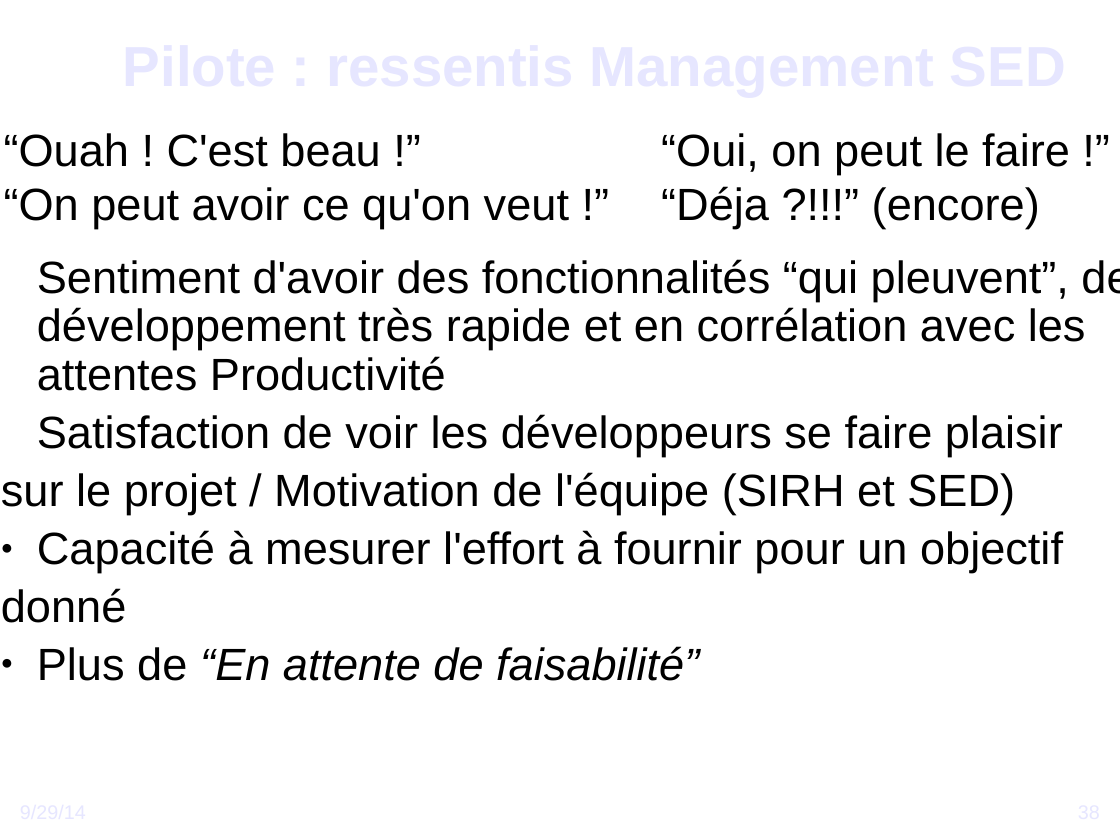
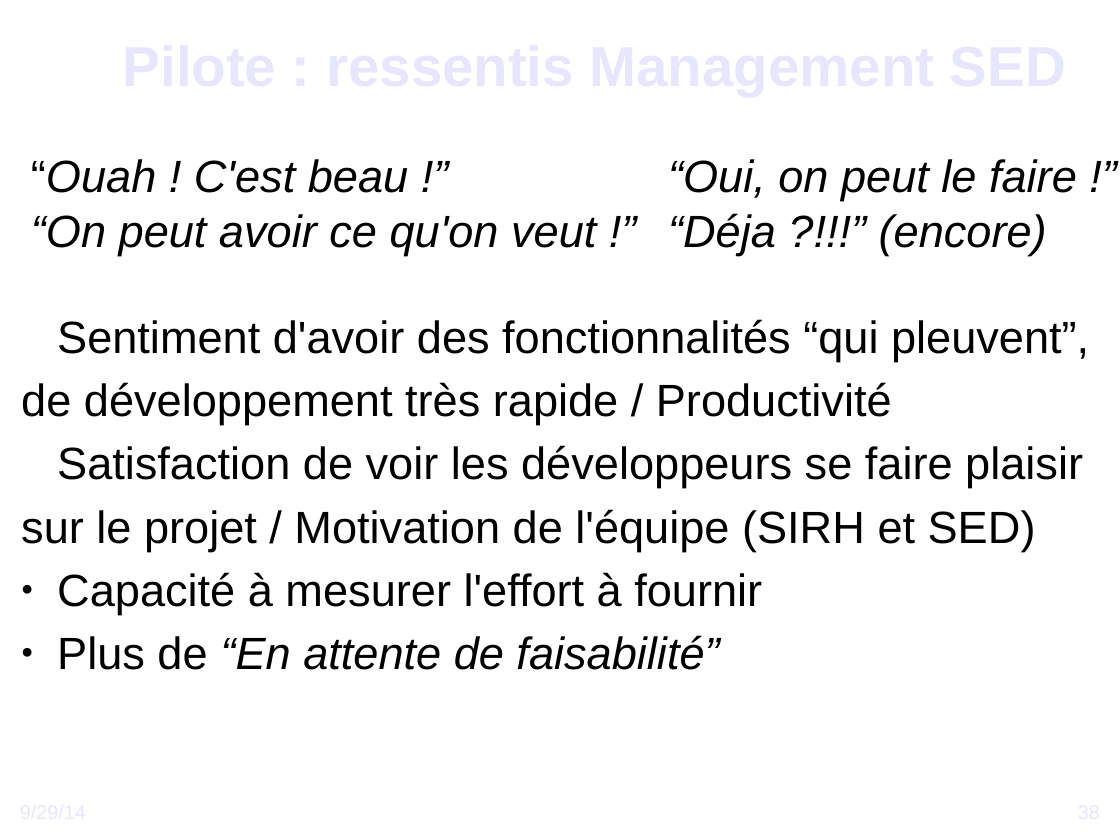
Before and after one commit to DSI-Ville-Noumea/sirh-kiosque-j2ee-old, a slide deck: slide 38 of src/site/resources/Vers_un_Kiosque_RH_J2EE.odp. Drawn at 1120x840 pixels with LibreOffice and Linux fonts; fonts in the diff are those of the drawing; background and template pictures are left out. Boxes give left, top, right and bottom in pixels: in the first picture for what was removed or moved away, otherwise in the second. Text is boxed around its words. In the diff, an @@ line names an element or a change of style, - is before the commit and + after.

```diff
--- a/src/site/resources/Vers_un_Kiosque_RH_J2EE.odp
+++ b/src/site/resources/Vers_un_Kiosque_RH_J2EE.odp
@@ text "“Ouah ! C'est beau !”" at (x1=31, y1=159, x2=596, y2=255): italic on; bullet ● to • @@
@@ text "“Ouah ! C'est beau !”" moved from (x1=4, y1=133, x2=569, y2=228) to (x1=31, y1=159, x2=596, y2=255) @@
@@ text "“Oui, on peut le faire ..." moved from (x1=661, y1=133, x2=1070, y2=228) to (x1=668, y1=159, x2=1077, y2=255) @@
@@ text "“Oui, on peut le faire ..." at (x1=668, y1=159, x2=1077, y2=255): italic on; bullet ● to • @@
@@ text "Sentiment d'avoir des fonctionnalités “qui ..." moved from (x1=1, y1=259, x2=1120, y2=681) to (x1=21, y1=319, x2=1089, y2=670) @@
@@ text at (x1=21, y1=319, x2=1089, y2=425): text changed @@
-● Sentiment d'avoir des fonctionnalités “qui pleuvent”, de développement très rapide et en corrélation avec les attentes Productivité
+● Sentiment d'avoir des fonctionnalités “qui pleuvent”,
+de développement très rapide / Productivité
@@ text at (x1=21, y1=445, x2=1083, y2=670): line spacing 0.9 to 1 @@
@@ text at (x1=57, y1=572, x2=762, y2=615): text changed @@
-● Capacité à mesurer l'effort à fournir pour un objectif
-donné
+● Capacité à mesurer l'effort à fournir
```
Also in this commit, not shown: 8 other slides changed.
